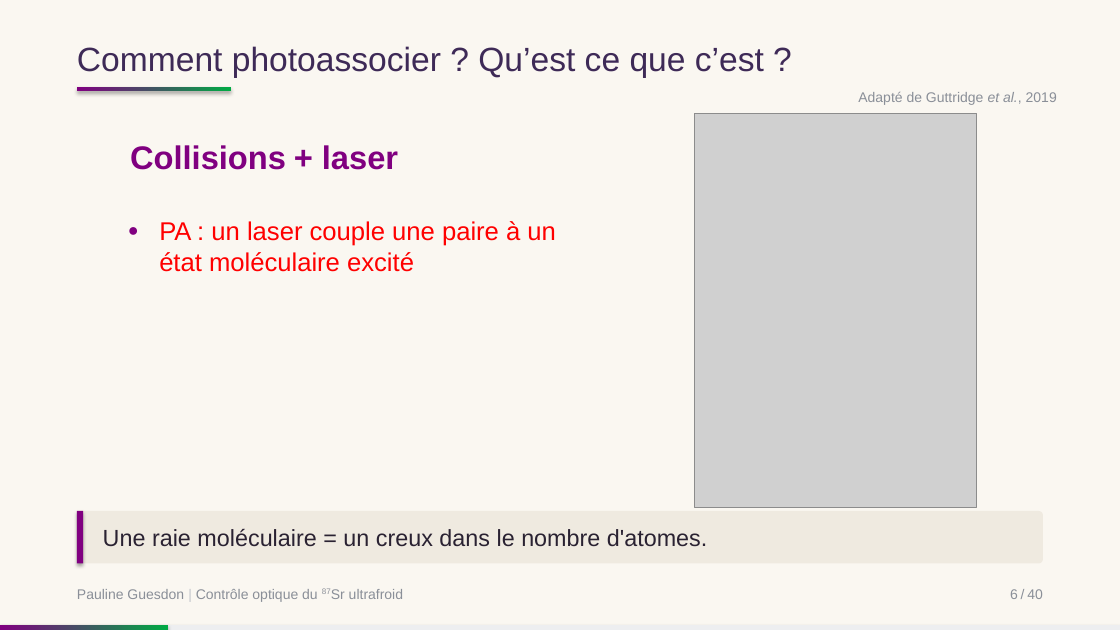
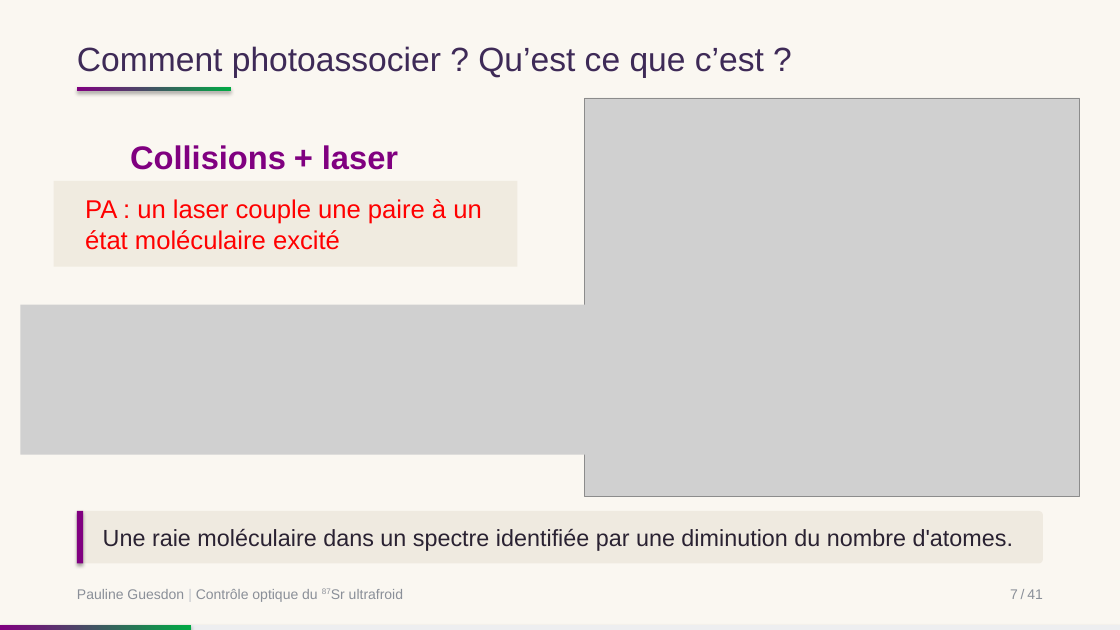
Before and after one commit to PaulineGuesdon/Inchallah-lui-il-marche, a slide deck: slide 10 of Soutenance/soutenance.pptx (slide 9 before the commit). Drawn at 1120x630 pixels with LibreOffice and Linux fonts; fonts in the diff are those of the drawing; grey boxes stand for pictures. Boxes give left, top, right and bottom in pixels: in the first picture for what was removed or moved away, otherwise in the second. Text is boxed around its words. In the diff, an @@ line names an element or a change of style, - is before the commit and + after.

```diff
--- a/Soutenance/soutenance.pptx
+++ b/Soutenance/soutenance.pptx
@@ picture: place and size @@
-picture at (695,113,977,507)
+picture at (585,98,1080,497)
@@ text removed at (858,92,1057,105) @@
-Adapté de Guttridge et al., 2019
@@ rectangle "PA : un laser couple ...": place and size @@
-rectangle "PA : un laser couple ..." at (159,221,555,272)
+rectangle "PA : un laser couple ..." at (54,181,518,266)
@@ rectangle "PA : un laser couple ..." at (54,181,518,266): bullet ● to none; fill none to #F0EBE0 @@
@@ picture added at (20,305,585,455) @@
@@ text in rounded rectangle at (103,529,1013,551): text changed @@
-Une raie moléculaire = un creux dans le nombre d'atomes.
+Une raie moléculaire dans un spectre identifiée par une diminution du nombre d'atomes.
@@ text at (1010,589,1043,599): text changed @@
-6 / 40
+7 / 41
@@ rectangle: place and size @@
-rectangle at (0,625,168,630)
+rectangle at (0,625,192,630)
```
Also in this commit, not shown: 36 other slides changed, 4 slides added, 2 slides removed.
